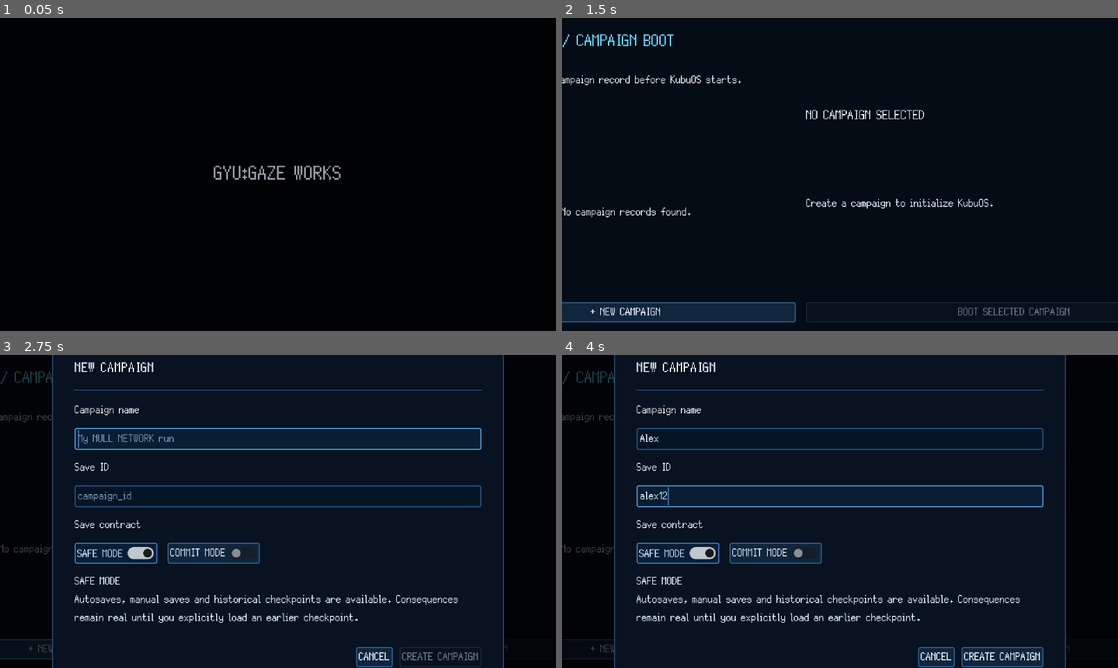
Above: before the commit, frames 1-4 (two rows, left to right).
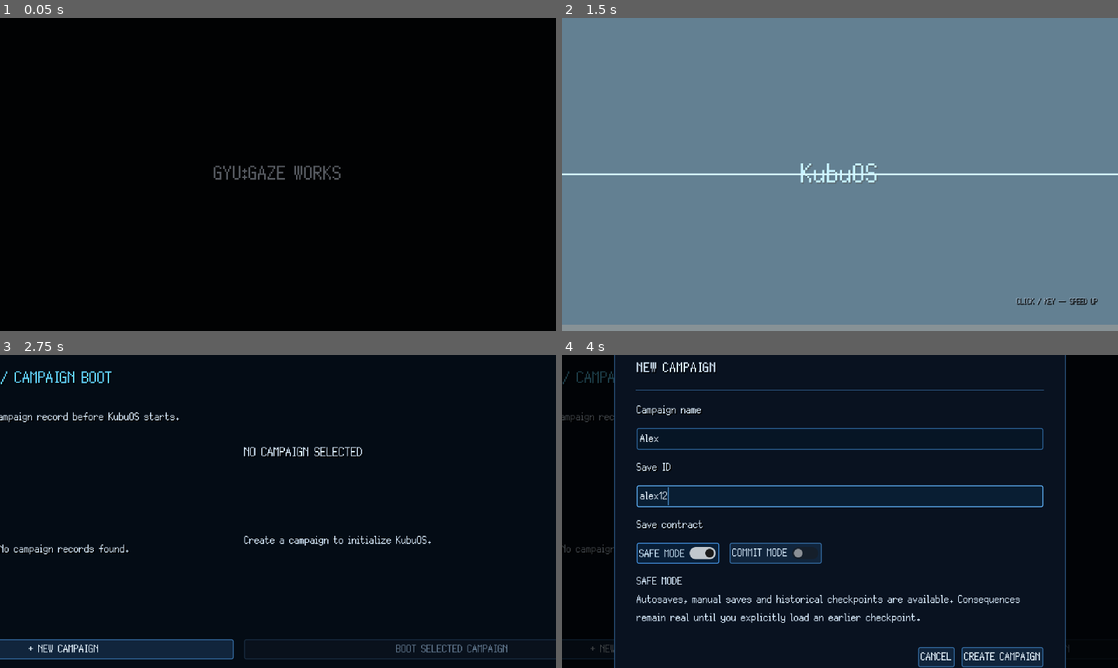
Above: after the commit, the same moments.

Repository: GYU-GAZE/NULL-NETWORK
Game: Godot game, scene res://core/bootstrap/bootstrap.tscn
Same seed, same stepped clock (60 frames per second), same inputs: the game is played once before the commit and once after it. The engine's default icon, where the game draws it, is replaced by a stand-in: a white triangle on a blue panel in a dark square.
Inputs (mouse positions are in pixels of both pictures, inside the frame that each line leads up to):
- Up to frame 1 (0.05 s): no input
- Up to frame 2 (1.5 s): tap Enter at 0.5 s; move the mouse to (962, 158) at 0.52 s; hold D (local_area_move_right) 0.53-1.25 s; tap E (local_area_interact) at 0.6 s; click (962, 158) at 0.67 s; drag from (728, 190) to (812, 237) at 1.27 s
- Up to frame 3 (2.75 s): click (66, 649) at 2 s, where only the run before the commit has a clickable "+ NEW CAMPAIGN"
- Up to frame 4 (4 s): click "+ NEW CAMPAIGN" at 2.75 s; click (840, 439) at 3.52 s; type "Alex" at 3.6 s; click (840, 495) at 3.75 s; type "12" at 3.83 s

The runs differ from the first frame. In frame 1, 0.4% of the frame differs, in the area x 38-62%, y 47-52%; in frame 2, 99%, in the area x 0-100%, y 0-100%; in frame 3, 16%; in frame 4, nothing differs.

Commit message:
tune(startup): slow boot and lock title positions

Diff:
--- a/data/content/startup/default_startup_presentation.tres
+++ b/data/content/startup/default_startup_presentation.tres
@@ -8,9 +8,9 @@
 splash_id = &"gyu_gaze"
 fallback_text = "GYU:GAZE WORKS"
 background_color = Color(0.005, 0.007, 0.012, 1)
-fade_in_seconds = 0.12
-hold_seconds = 0.55
-fade_out_seconds = 0.12
+fade_in_seconds = 0.24
+hold_seconds = 1.1
+fade_out_seconds = 0.24
 logo_minimum_size = Vector2(360, 180)
 
 [sub_resource type="Resource" id="Splash_Godot"]
@@ -18,9 +18,9 @@
 splash_id = &"godot_engine"
 fallback_text = "GODOT ENGINE"
 background_color = Color(0.005, 0.007, 0.012, 1)
-fade_in_seconds = 0.12
-hold_seconds = 0.55
-fade_out_seconds = 0.12
+fade_in_seconds = 0.24
+hold_seconds = 1.1
+fade_out_seconds = 0.24
 logo_minimum_size = Vector2(360, 180)
 
 [resource]
@@ -28,13 +28,20 @@
 splashes = Array[ExtResource("2_splash")]([SubResource("Splash_GyuGaze"), SubResource("Splash_Godot")])
 skip_speed_multiplier = 10.0
 kubuos_fallback_text = "KubuOS"
-logo_ignite_seconds = 0.18
-logo_hold_seconds = 0.22
-screen_power_seconds = 0.12
-reveal_seconds = 0.72
-logo_target_screen_y_ratio = 0.16
-logo_target_scale = 0.72
+logo_ignite_seconds = 0.36
+logo_hold_seconds = 0.44
+screen_power_seconds = 0.24
+reveal_seconds = 1.44
+logo_target_screen_x_ratio = 0.24
+logo_target_screen_y_ratio = 0.52
+logo_target_scale = 0.82
 background_intro_pan_ratio = 0.22
+null_network_fallback_text = "NULL NETWORK"
+null_logo_build_seconds = 0.8
+null_logo_particle_count = 52
+null_logo_text_color = Color(0.91, 0.97, 1, 1)
+null_logo_glitch_color_a = Color(0.2, 0.9, 1, 0.55)
+null_logo_glitch_color_b = Color(1, 0.2, 0.55, 0.5)
 day_background_color = Color(0.055, 0.18, 0.27, 1)
 night_background_color = Color(0.012, 0.025, 0.075, 1)
 backdrop_overscan_pixels = 72.0
